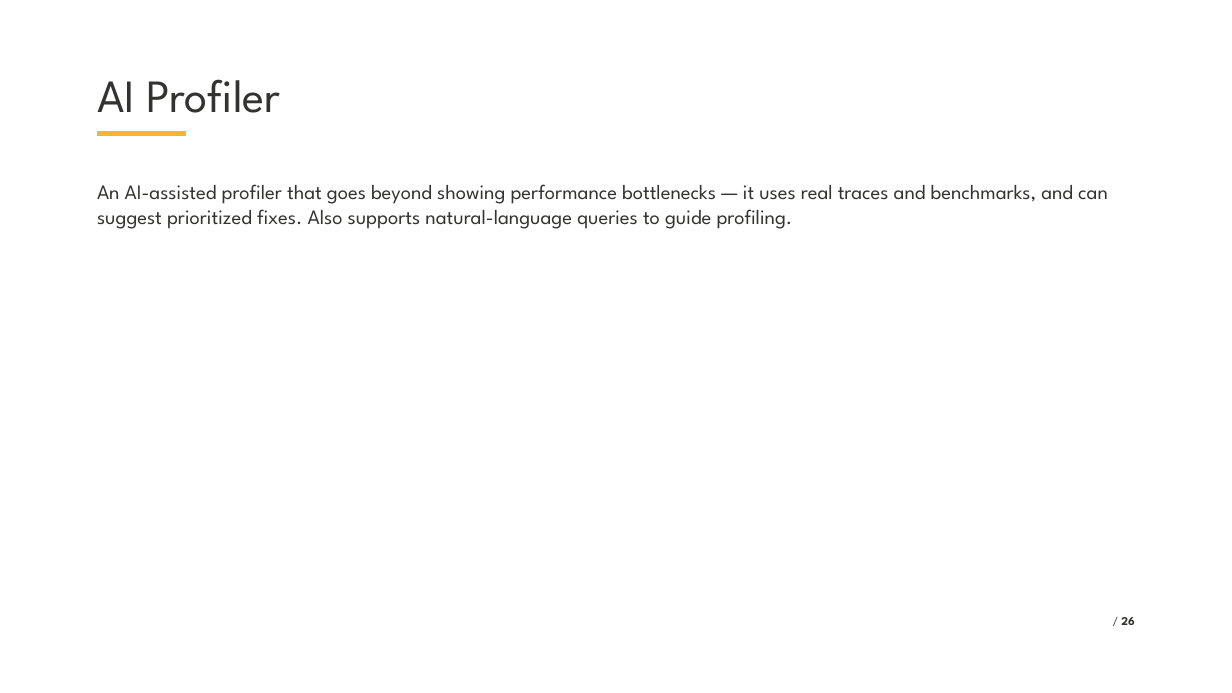
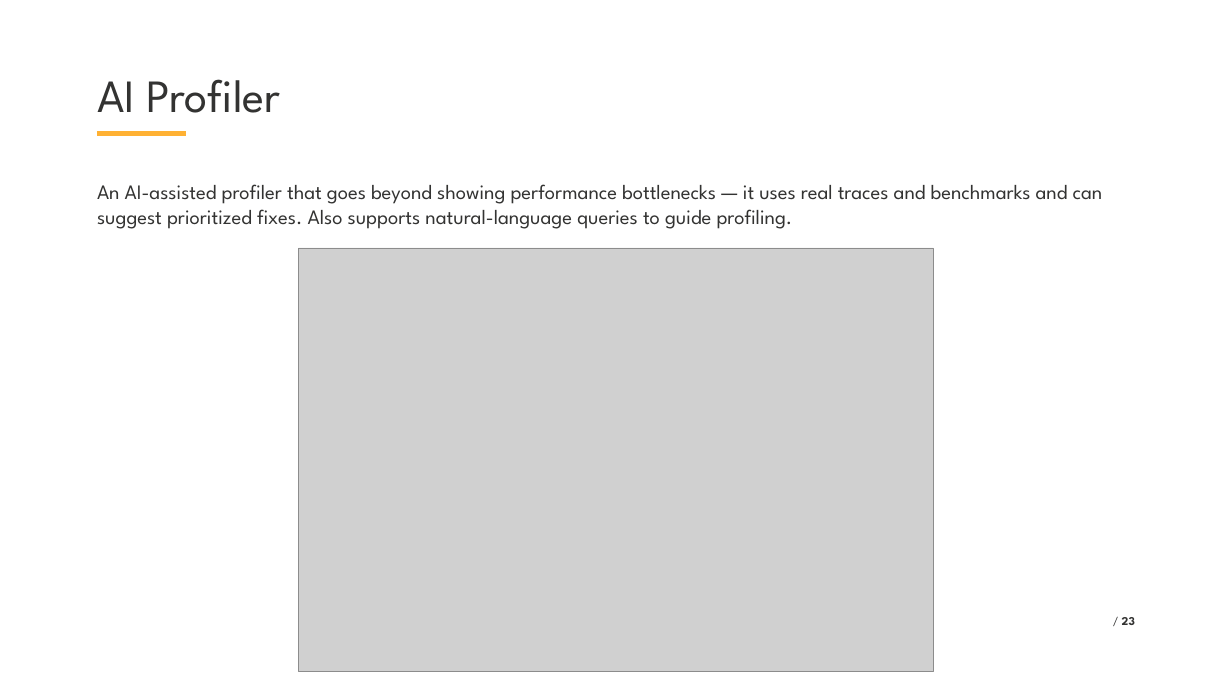
Before and after one commit to VladislavAntonyuk/AICalendar, a slide deck: slide 23 of .NET Conf 2025 - Ukraine (Eng).pptx (slide 26 before the commit). Drawn at 1232x693 pixels with LibreOffice and Linux fonts; fonts in the diff are those of the drawing; grey boxes stand for pictures; background and template pictures are left out. Boxes give left, top, right and bottom in pixels: in the first picture for what was removed or moved away, otherwise in the second. Text is boxed around its words. In the diff, an @@ line names an element or a change of style, - is before the commit and + after.

```diff
--- a/.NET Conf 2025 - Ukraine (Eng).pptx
+++ b/.NET Conf 2025 - Ukraine (Eng).pptx
@@ text at (x1=97, y1=184, x2=1103, y2=229): text changed @@
-An AI-assisted profiler that goes beyond showing performance bottlenecks — it uses real traces and benchmarks, and can suggest prioritized fixes. Also supports natural-language queries to guide profiling.
+An AI-assisted profiler that goes beyond showing performance bottlenecks — it uses real traces and benchmarks and can suggest prioritized fixes. Also supports natural-language queries to guide profiling.
@@ picture added at (x1=299, y1=248, x2=934, y2=671) @@
@@ page number at (x1=1122, y1=617, x2=1135, y2=625): text changed @@
-/ 26
+/ 23
```
Also in this commit, not shown: 4 other slides changed, 3 slides removed, 1 other file.
